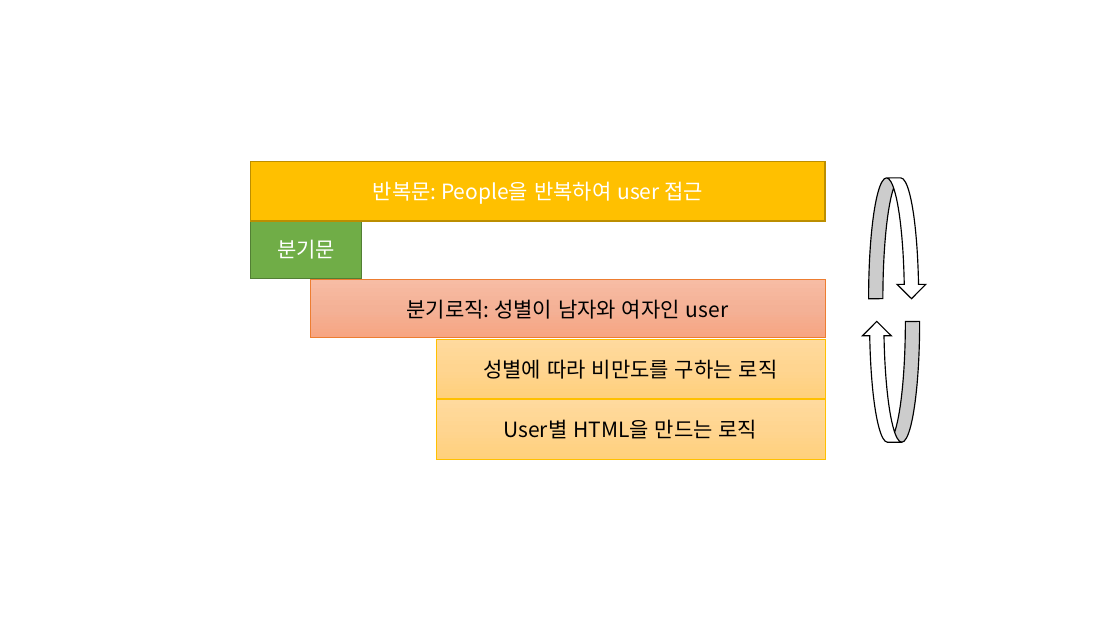
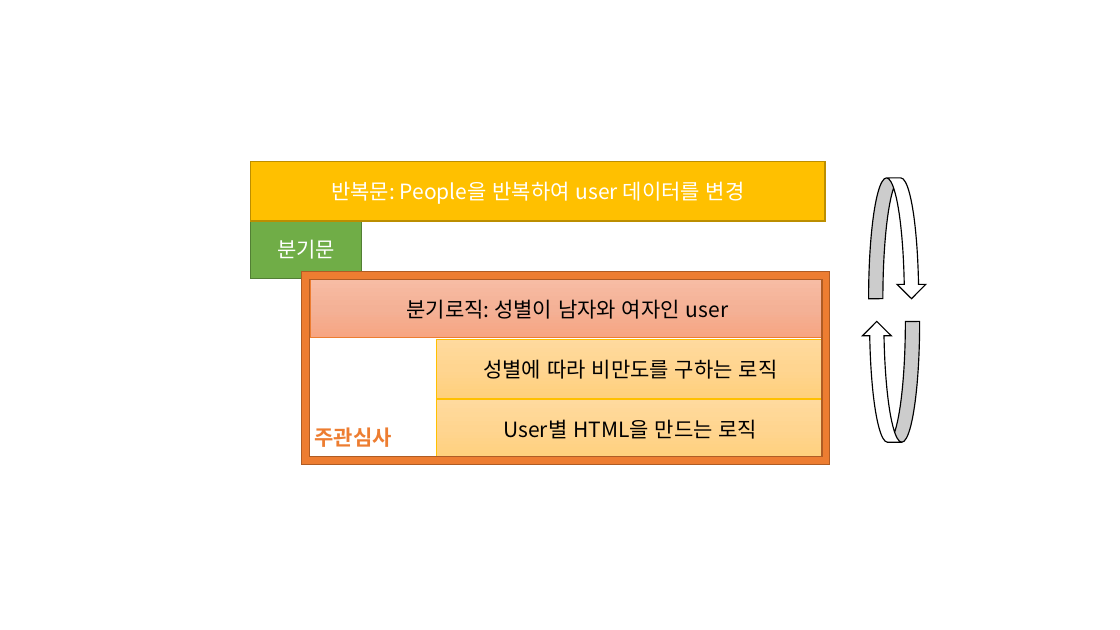
Before and after one commit to sculove/rxjs-book, a slide deck: slide 5 of docs/resources/resource.pptx. Drawn at 1120x630 pixels with LibreOffice and Linux fonts; fonts in the diff are those of the drawing. Boxes give left, top, right and bottom in pixels: in the first picture for what was removed or moved away, otherwise in the second. Text is boxed around its words. In the diff, an @@ line names an element or a change of style, - is before the commit and + after.

```diff
--- a/docs/resources/resource.pptx
+++ b/docs/resources/resource.pptx
@@ text in rectangle at (331, 181, 745, 204): text changed @@
-반복문: People을 반복하여 user 접근
+반복문: People을 반복하여 user 데이터를 변경
@@ frame added at (302, 271, 830, 464), fill #ED7D31, outline #AF5C24 1 pt @@
@@ text added at (314, 427, 391, 447), 18 pt, text #ED7D31, bold @@
+주관심사
```
Also in this commit, not shown: 1 other slide changed, 1 slide added, 5 other files.
